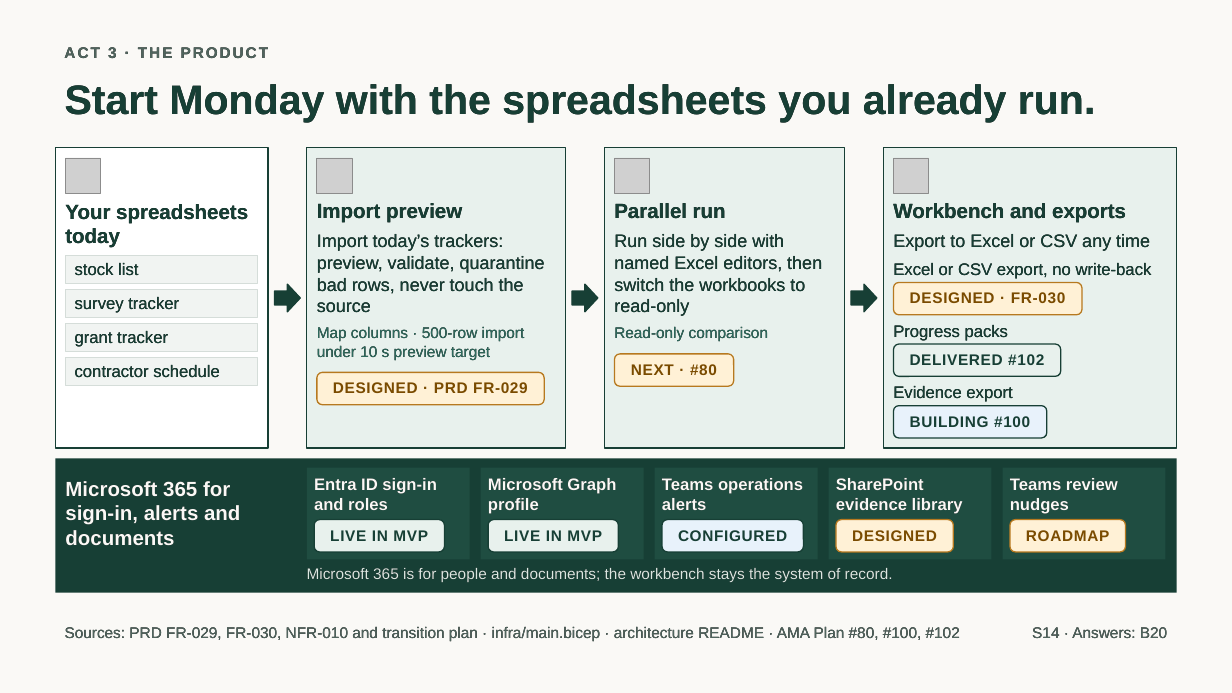
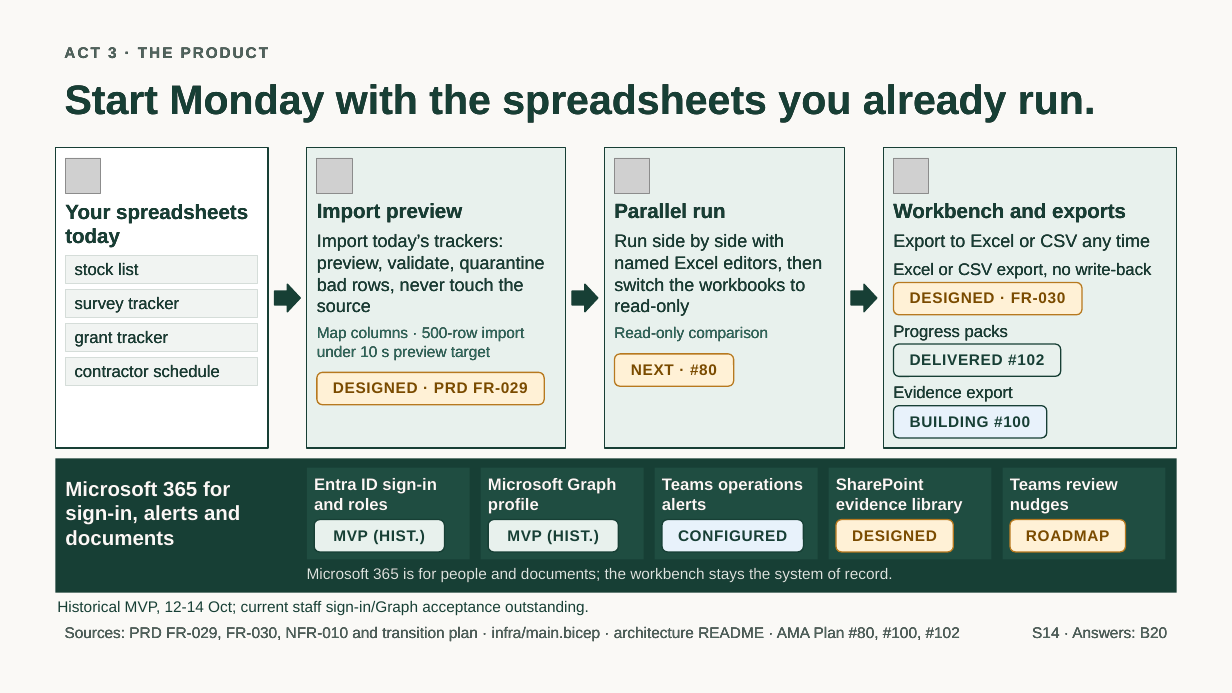
Before and after one commit to jmservera/ama, a slide deck: slide 15 of docs/capstone/deck/zava-forward-cowork-v2-draft.pptx. Drawn at 1232x693 pixels with LibreOffice and Linux fonts; fonts in the diff are those of the drawing; grey boxes stand for pictures. Boxes give left, top, right and bottom in pixels: in the first picture for what was removed or moved away, otherwise in the second. Text is boxed around its words. In the diff, an @@ line names an element or a change of style, - is before the commit and + after.

```diff
--- a/docs/capstone/deck/zava-forward-cowork-v2-draft.pptx
+++ b/docs/capstone/deck/zava-forward-cowork-v2-draft.pptx
@@ text in rounded rectangle at (333,530,425,544): text changed @@
-LIVE IN MVP
+MVP (HIST.)
@@ text in rounded rectangle at (507,530,599,544): text changed @@
-LIVE IN MVP
+MVP (HIST.)
@@ text added at (57,601,589,615), 12 pt, text #173F35 @@
+Historical MVP, 12-14 Oct; current staff sign-in/Graph acceptance outstanding.
```
Also in this commit, not shown: 4 other slides changed, 2 slides added, 2 slides removed, 11 other files.
